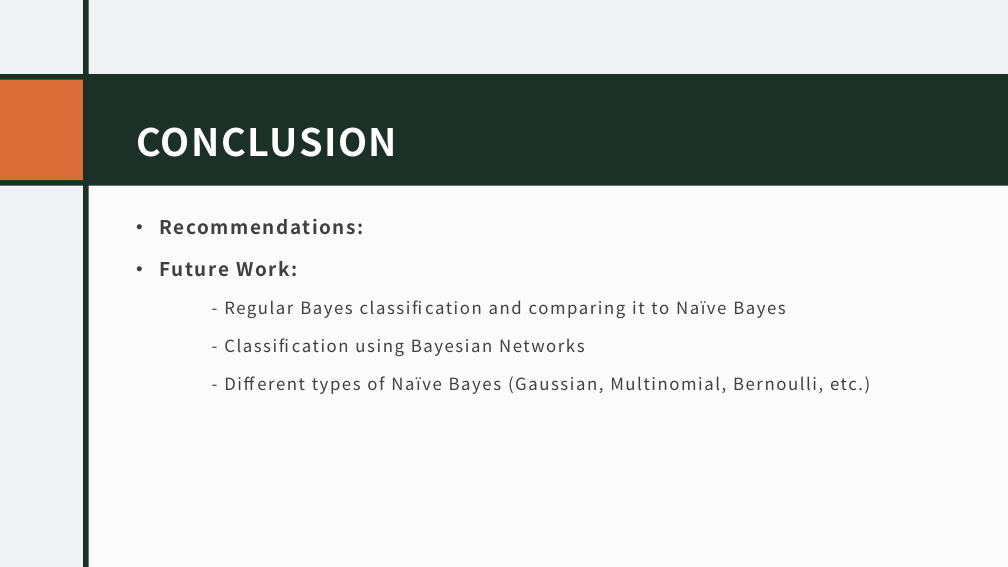
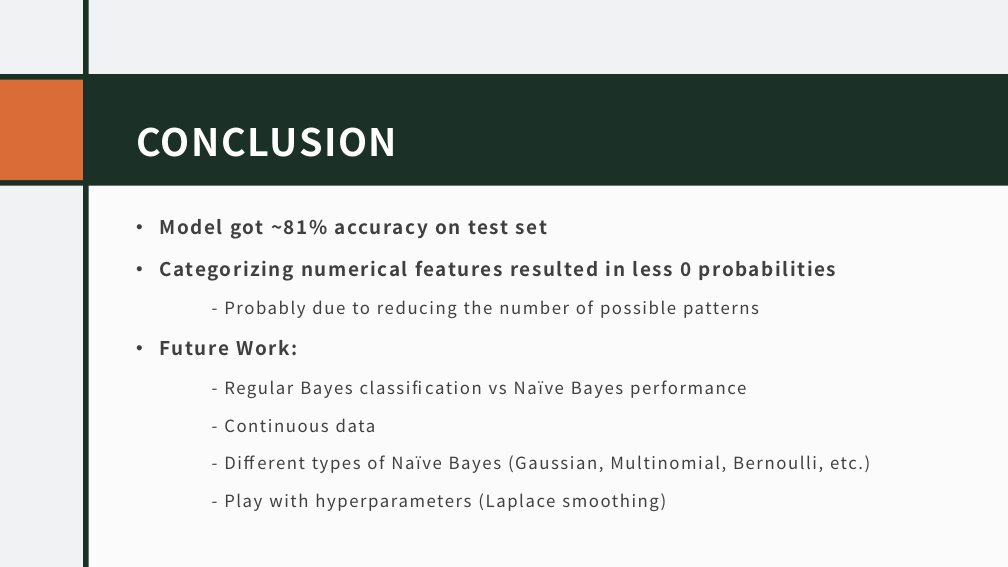
Before and after one commit to bprudil/INFO-523-Final-Project-, a slide deck: slide 9 of Final Presentation .pptx (slide 10 before the commit). Drawn at 1008x567 pixels with LibreOffice and Linux fonts; fonts in the diff are those of the drawing. Boxes give left, top, right and bottom in pixels: in the first picture for what was removed or moved away, otherwise in the second. Text is boxed around its words. In the diff, an @@ line names an element or a change of style, - is before the commit and + after.

```diff
--- a/Final Presentation .pptx
+++ b/Final Presentation .pptx
@@ text at [160, 219, 836, 318]: text changed @@
-• Recommendations:
+• Model got ~81% accuracy on test set
+• Categorizing numerical features resulted in less 0 probabilities
+  - Probably due to reducing the number of possible patterns
@@ text at [224, 380, 746, 432]: text changed @@
-- Regular Bayes classification and comparing it to Naïve Bayes
-- Classification using Bayesian Networks
+- Regular Bayes classification vs Naïve Bayes performance
+- Continuous data
@@ text at [224, 493, 659, 511]: paragraph added @@
+- Play with hyperparameters (Laplace smoothing)
```
Also in this commit, not shown: 5 other slides changed, 1 slide removed, 2 other files.
